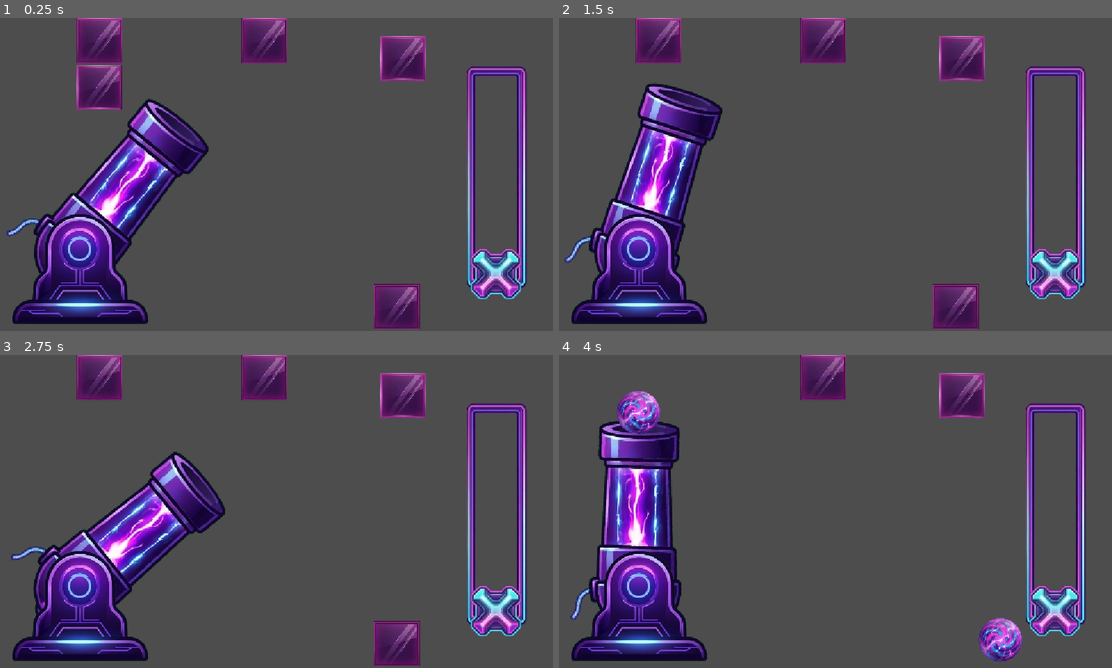
Above: before the commit, frames 1-4 (two rows, left to right).
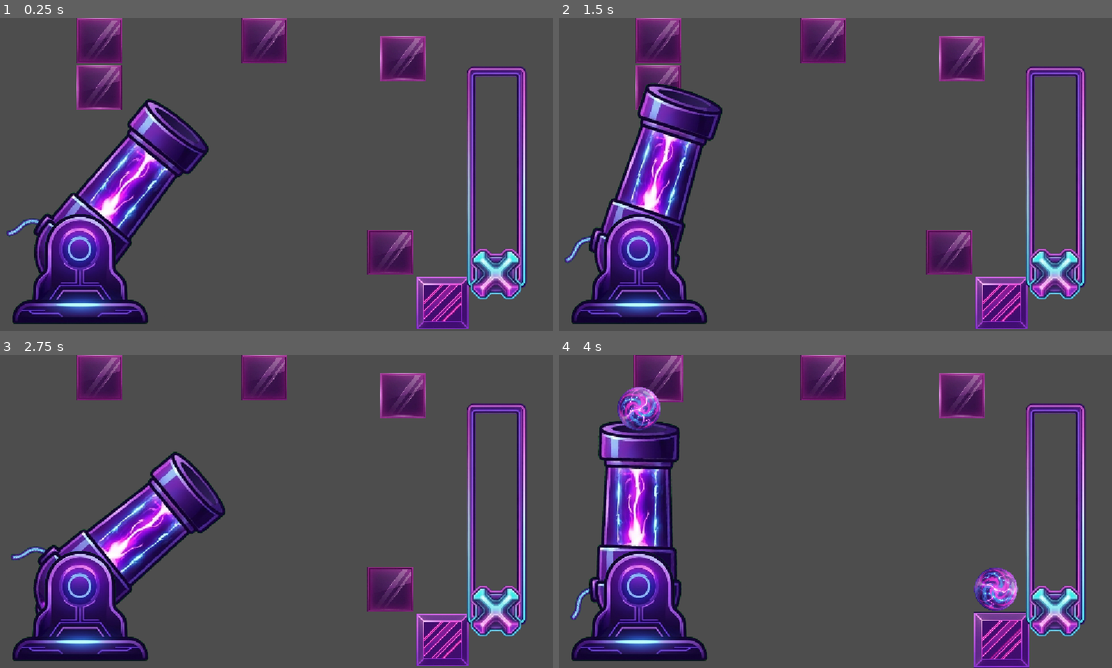
Above: after the commit, the same moments.

Repository: Zidan-09/Arc-Impact
Game: Godot game, scene res://components/cannon-controller/CannonController.tscn
Same seed, same stepped clock (60 frames per second), same inputs: the game is played once before the commit and once after it. This scene is started directly instead of the project's main scene.
Inputs (mouse positions are in pixels of both pictures, inside the frame that each line leads up to):
- Up to frame 1 (0.25 s): no input
- Up to frame 2 (1.5 s): tap Enter at 0.5 s; drag from (946, 259) to (664, 215) at 0.52 s; tap Space at 1.25 s; drag from (724, 190) to (807, 237) at 1.27 s
- Up to frame 3 (2.75 s): tap Enter at 2 s; move the mouse to (331, 442) at 2.02 s; click (331, 442) at 2.17 s
- Up to frame 4 (4 s): tap Space at 2.75, 3.77 s; drag from (807, 574) to (669, 464) at 2.77 s; move the mouse to (1001, 558) at 3.52 s; click (1001, 558) at 3.67 s

The runs differ from the first frame. In frame 1, 3.9% of the frame differs, in the area x 66-85%, y 67-100%; in frame 2, 4.5%; in frame 3, 3.9%; in frame 4, 4.6%, in the area x 10-86%, y 0-100%.

Commit message:
feat(animation): implemented bounce animation

Diff:
--- a/components/bullet/bullet.gd
+++ b/components/bullet/bullet.gd
@@ -2,28 +2,17 @@
 
 var is_broken: bool = false
 
-@export_range(0.0, 1.0) var glass_impact_loss: float = 0.25
-
 @onready var hit_detector: Area2D = $HitDetector
-
-var hit_glass: bool = false
 
 func _ready() -> void:
 	hit_detector.body_entered.connect(_on_hit_detector_body_entered)
 
 
 func _on_hit_detector_body_entered(body: Node) -> void:
-	if hit_glass:
+	if not body.has_method("hit"):
 		return
 
-	if not body.has_method("break_glass"):
-		return
-
-	hit_glass = true
-
-	linear_velocity *= (1.0 - glass_impact_loss)
-
-	body.break_glass()
+	body.hit(self)
 
 func del_bullet():
 	if is_broken:
--- a/components/cannon-controller/CannonController.tscn
+++ b/components/cannon-controller/CannonController.tscn
@@ -3,7 +3,8 @@
 [ext_resource type="PackedScene" uid="uid://bangr24luog7a" path="res://components/cannon/cannon.tscn" id="1_l1rob"]
 [ext_resource type="Script" uid="uid://hck6j1gsbvgk" path="res://components/cannon-controller/cannon_controller.gd" id="1_vu4is"]
 [ext_resource type="PackedScene" uid="uid://xhfgi01bn84e" path="res://components/power-slider/powerSlider.tscn" id="2_vu4is"]
-[ext_resource type="PackedScene" uid="uid://dyp35o0rt733p" path="res://components/obstacles/glass/glassSquare.tscn" id="4_hpp5o"]
+[ext_resource type="PackedScene" uid="uid://dyp35o0rt733p" path="res://components/obstacles/glass/glassObstacle.tscn" id="4_hpp5o"]
+[ext_resource type="PackedScene" uid="uid://cdwyigup7yi7r" path="res://components/obstacles/metal/metalObstacle.tscn" id="5_pkjfq"]
 
 [node name="CannonController" type="Node2D" unique_id=1089180017]
 script = ExtResource("1_vu4is")
@@ -21,7 +22,7 @@
 mouse_filter = 0
 
 [node name="GlassSquare" parent="." unique_id=741610891 instance=ExtResource("4_hpp5o")]
-position = Vector2(828, 598)
+position = Vector2(815, 485)
 scale = Vector2(0.1, 0.1)
 
 [node name="GlassSquare2" parent="." unique_id=1403924009 instance=ExtResource("4_hpp5o")]
@@ -39,3 +40,7 @@
 [node name="GlassSquare5" parent="." unique_id=1317840172 instance=ExtResource("4_hpp5o")]
 position = Vector2(841, 84)
 scale = Vector2(0.1, 0.1)
+
+[node name="MetalSquare" parent="." unique_id=759896926 instance=ExtResource("5_pkjfq")]
+position = Vector2(923, 590)
+scale = Vector2(0.2, 0.2)
--- a/components/obstacles/glass/glassSquare.tscn
+++ b/components/obstacles/glass/glassObstacle.tscn
@@ -1,6 +1,6 @@
 [gd_scene format=3 uid="uid://dyp35o0rt733p"]
 
-[ext_resource type="Script" uid="uid://c8homuad21fyo" path="res://components/obstacles/glass/glass_square.gd" id="1_c8a0y"]
+[ext_resource type="Script" uid="uid://c8homuad21fyo" path="res://components/obstacles/glass/glass_obstacle.gd" id="1_c8a0y"]
 [ext_resource type="Texture2D" uid="uid://dg5laarkn12ii" path="res://assets/obstacles/glass_square.jpg" id="1_ud1dm"]
 
 [sub_resource type="RectangleShape2D" id="RectangleShape2D_dlv83"]
--- /dev/null
+++ b/components/obstacles/glass/glass_obstacle.gd
@@ -0,0 +1,31 @@
+class_name GlassObstacle
+extends Obstacle
+
+@export_range(0.0, 1.0) var velocity_retain: float = 0.85
+
+var is_broken: bool = false
+
+@onready var sprite: Sprite2D = $Sprite
+@onready var hit_box: CollisionShape2D = $HitBox
+
+
+func _ready() -> void:
+	super._ready()
+
+
+func on_hit_started(_bullet: RigidBody2D) -> void:
+	hit_box.set_deferred("disabled", true)
+
+
+func on_hit_completed(bullet: RigidBody2D) -> void:
+	shatter(bullet)
+
+
+func shatter(bullet: RigidBody2D) -> void:
+	if is_broken:
+		return
+	is_broken = true
+	if is_instance_valid(bullet):
+		bullet.linear_velocity *= velocity_retain
+	sprite.hide()
+	queue_free()
--- a/components/obstacles/glass/glass_square.gd
+++ /dev/null
@@ -1,25 +0,0 @@
-extends StaticBody2D
-
-var is_broken: bool = false
-
-@onready var sprite = $Sprite
-@onready var hitBox = $HitBox
-
-func _ready() -> void:
-	pass
-
-
-func _process(delta: float) -> void:
-	pass
-
-func break_glass() -> void:
-	if is_broken:
-		return
-
-	is_broken = true
-
-	hitBox.set_deferred("disabled", true)
-
-	sprite.hide()
-
-	queue_free()
--- /dev/null
+++ b/components/obstacles/metal/metalObstacle.tscn
@@ -0,0 +1,16 @@
+[gd_scene format=3 uid="uid://cdwyigup7yi7r"]
+
+[ext_resource type="Script" uid="uid://c7jhg4dtsdfck" path="res://components/obstacles/metal/metal_obstacle.gd" id="1_n5duv"]
+[ext_resource type="Texture2D" uid="uid://kp0y5mldwih3" path="res://assets/obstacles/metal_square.jpg" id="1_vkk2j"]
+
+[sub_resource type="RectangleShape2D" id="RectangleShape2D_dlv83"]
+size = Vector2(548, 548)
+
+[node name="MetalSquare" type="StaticBody2D" unique_id=759896926]
+script = ExtResource("1_n5duv")
+
+[node name="Sprite" type="Sprite2D" parent="." unique_id=1450032902]
+texture = ExtResource("1_vkk2j")
+
+[node name="HitBox" type="CollisionShape2D" parent="." unique_id=1144503427]
+shape = SubResource("RectangleShape2D_dlv83")
--- a/components/obstacles/metal/metalSquare.tscn
+++ /dev/null
@@ -1,19 +0,0 @@
-[gd_scene format=3 uid="uid://cdwyigup7yi7r"]
-
-[ext_resource type="Script" uid="uid://c7jhg4dtsdfck" path="res://components/obstacles/metal/metal_square.gd" id="1_n5duv"]
-[ext_resource type="Texture2D" uid="uid://kp0y5mldwih3" path="res://assets/obstacles/metal_square.jpg" id="1_vkk2j"]
-
-[sub_resource type="RectangleShape2D" id="RectangleShape2D_dlv83"]
-size = Vector2(548, 548)
-
-[node name="MetalSquare" type="Node2D" unique_id=759896926]
-script = ExtResource("1_n5duv")
-
-[node name="Sprite2D" type="Sprite2D" parent="." unique_id=1450032902]
-texture = ExtResource("1_vkk2j")
-
-[node name="StaticBody2D" type="StaticBody2D" parent="." unique_id=1790928636]
-
-[node name="CollisionShape2D" type="CollisionShape2D" parent="StaticBody2D" unique_id=1144503427]
-visible = false
-shape = SubResource("RectangleShape2D_dlv83")
--- /dev/null
+++ b/components/obstacles/metal/metal_obstacle.gd
@@ -0,0 +1,30 @@
+class_name MetalObstacle
+extends Obstacle
+
+@export_range(0.0, 1.0) var velocity_retain: float = 0.95
+@export var min_ricochet_speed: float = 800.0
+
+var _incoming_velocity: Vector2
+
+
+func _ready() -> void:
+	super._ready()
+
+
+func on_hit_started(bullet: RigidBody2D) -> void:
+	_incoming_velocity = bullet.linear_velocity
+
+
+func on_hit_completed(bullet: RigidBody2D) -> void:
+	if not is_instance_valid(bullet):
+		return
+	var normal := bullet.global_position - global_position
+	if normal.length() < 1.0:
+		normal = -_incoming_velocity.normalized()
+	normal = normal.normalized()
+	if normal == Vector2.ZERO:
+		return
+	var reflected := _incoming_velocity.bounce(normal) * velocity_retain
+	if reflected.length() < min_ricochet_speed:
+		reflected = reflected.normalized() * min_ricochet_speed
+	bullet.linear_velocity = reflected
--- a/components/obstacles/metal/metal_square.gd
+++ /dev/null
@@ -1,7 +0,0 @@
-extends Node2D
-
-func _ready() -> void:
-	pass
-
-func _process(delta: float) -> void:
-	pass
--- /dev/null
+++ b/components/obstacles/obstacle.gd
@@ -0,0 +1,70 @@
+class_name Obstacle
+extends StaticBody2D
+
+@export_range(1.0, 1.5, 0.01)
+var hit_scale: float = 1.08
+
+@export_range(0.05, 0.5, 0.01)
+var hit_duration: float = 0.15
+
+var original_scale: Vector2
+var is_processing_hit: bool = false
+
+
+func _ready() -> void:
+	original_scale = scale
+
+
+func hit(bullet: RigidBody2D) -> void:
+	if is_processing_hit or not is_instance_valid(bullet):
+		return
+
+	is_processing_hit = true
+
+	on_hit_started(bullet)
+
+	await play_hit_animation()
+
+	if not is_instance_valid(self):
+		is_processing_hit = false
+		return
+
+	on_hit_completed(bullet)
+
+	is_processing_hit = false
+
+
+func on_hit_started(_bullet: RigidBody2D) -> void:
+	pass
+
+func play_hit_animation() -> void:
+	scale = original_scale
+
+	var tween := create_tween()
+
+	tween.set_trans(Tween.TRANS_BACK)
+	tween.set_ease(Tween.EASE_OUT)
+
+	tween.tween_property(
+		self,
+		"scale",
+		original_scale * hit_scale,
+		hit_duration
+	)
+
+	tween.tween_property(
+		self,
+		"scale",
+		original_scale,
+		hit_duration
+	)
+
+	await tween.finished
+
+	scale = original_scale
+
+
+func on_hit_completed(_bullet: RigidBody2D) -> void:
+	push_error(
+		"on_hit_completed() must be implemented by a child class."
+	)
Renamed: components/obstacles/glass/glass_square.gd.uid -> components/obstacles/glass/glass_obstacle.gd.uid
Renamed: components/obstacles/metal/metal_square.gd.uid -> components/obstacles/metal/metal_obstacle.gd.uid
Not shown, added: components/obstacles/obstacle.gd.uid
